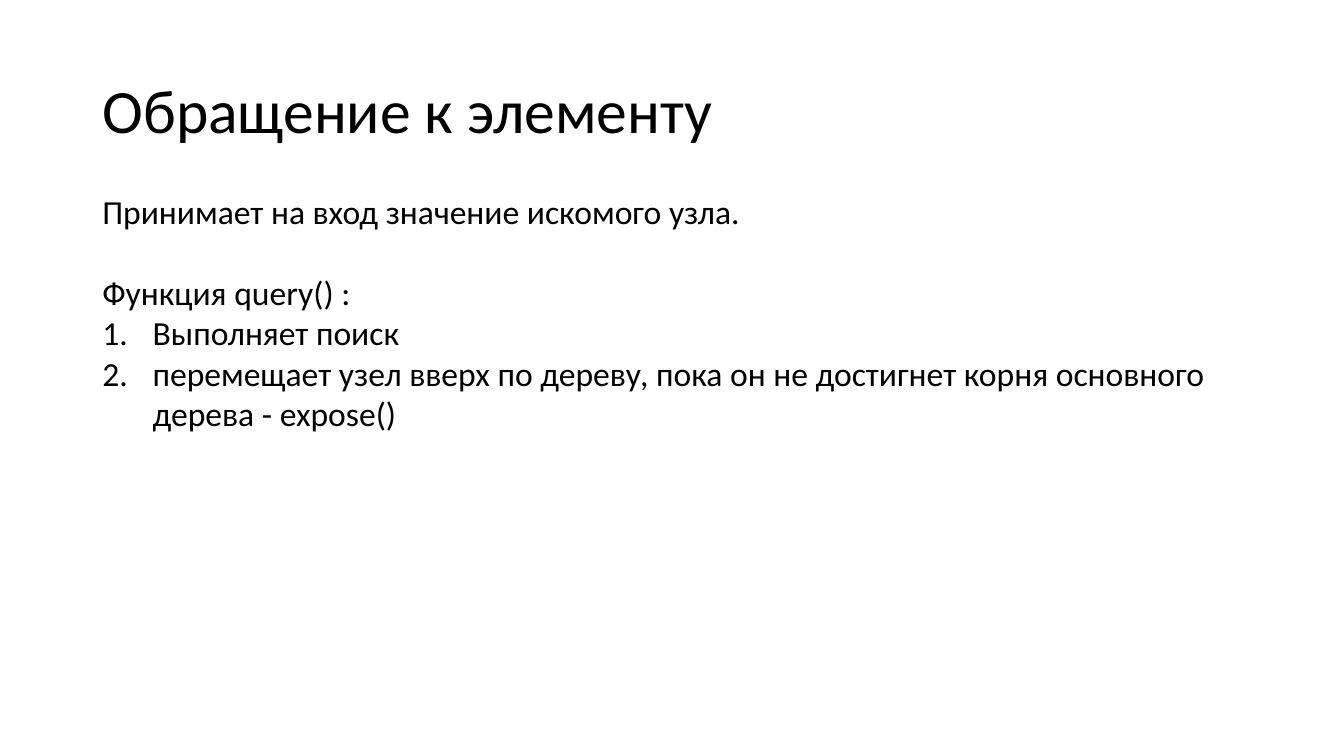
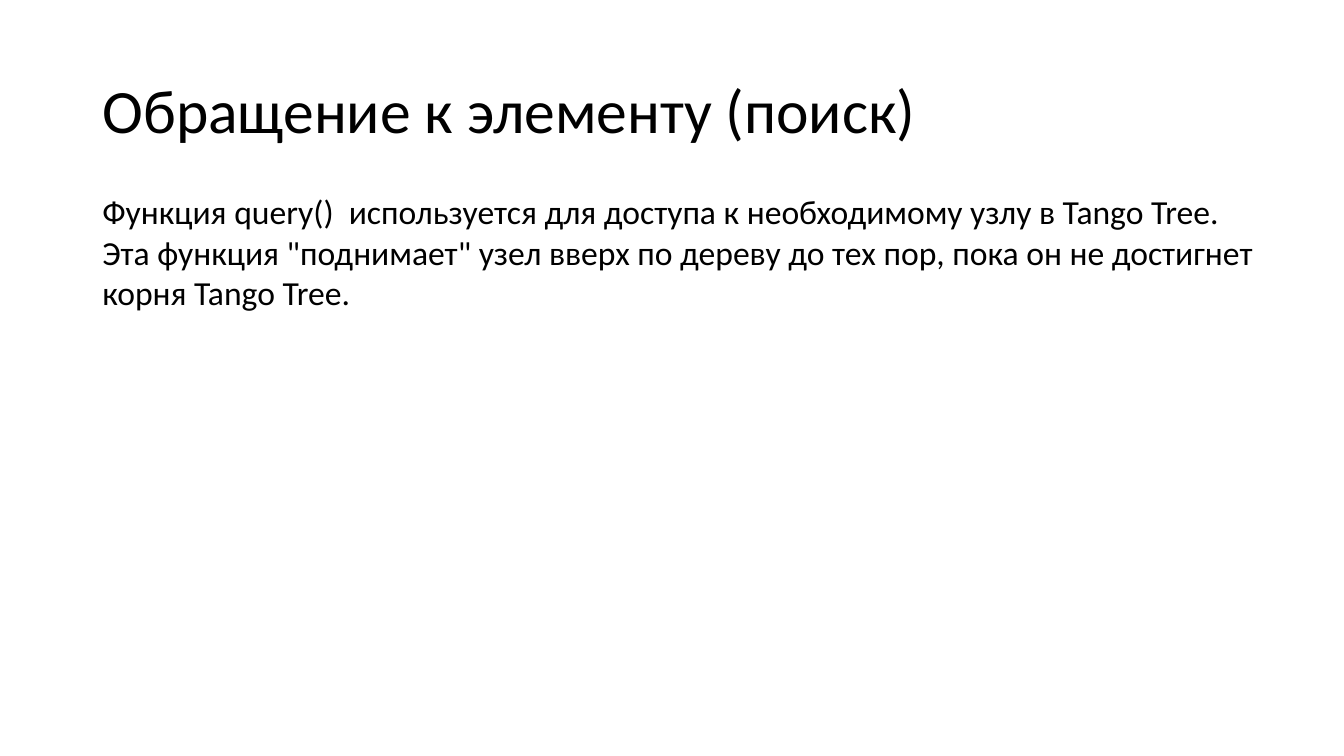
Before and after one commit to Far0ver/TangoTree, a slide deck: slide 13 of Танго дерево презентация.pptx. Drawn at 1344x756 pixels with LibreOffice and Linux fonts; fonts in the diff are those of the drawing. Boxes give left, top, right and bottom in pixels: in the first picture for what was removed or moved away, otherwise in the second. Text is boxed around its words. In the diff, an @@ line names an element or a change of style, - is before the commit and + after.

```diff
--- a/Танго дерево презентация.pptx
+++ b/Танго дерево презентация.pptx
@@ title at [102, 88, 916, 143]: text changed @@
-Обращение к элементу
+Обращение к элементу (поиск)
@@ text at [102, 199, 1253, 311]: text changed @@
-Принимает на вход значение искомого узла.
-Функция query() :
-1. Выполняет поиск
-2. перемещает узел вверх по дереву, пока он не достигнет корня основного дерева - expose()
+Функция query() используется для доступа к необходимому узлу в Tango Tree. Эта функция "поднимает" узел вверх по дереву до тех пор, пока он не достигнет корня Tango Tree.
```
Also in this commit, not shown: 14 other slides changed, 2 slides added, 2 slides removed, 17 other files.
